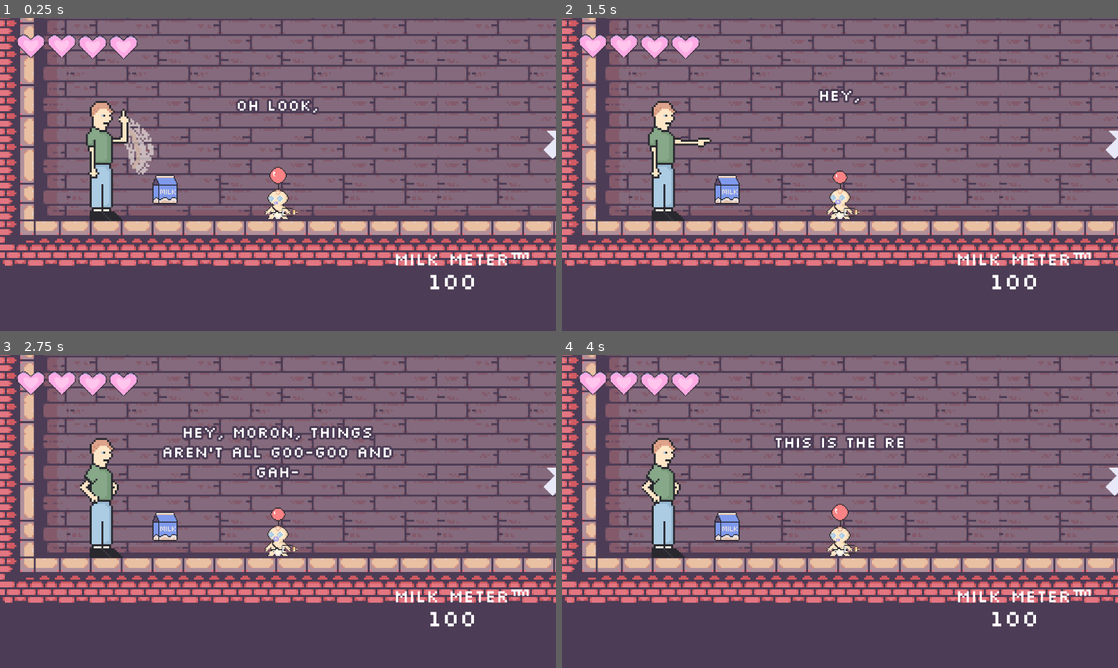
Above: before the commit, frames 1-4 (two rows, left to right).
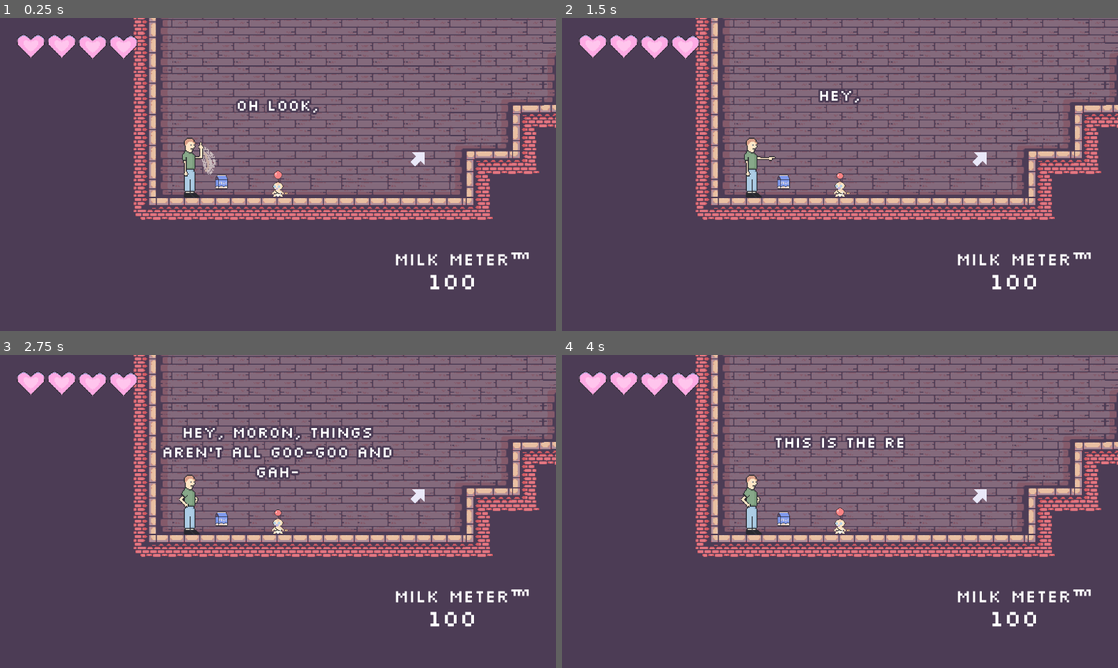
Above: after the commit, the same moments.

Repository: duncwilliams/trust-fund-baby
Game: Godot game, scene res://scenes/main.tscn
Two runs of this game, one before a commit and one after it. Both use one fixed random seed, a clock stepped at 60 frames per second and the inputs below.
Inputs (mouse positions are in pixels of both pictures, inside the frame that each line leads up to):
- Up to frame 1 (0.25 s): no input
- Up to frame 2 (1.5 s): move the mouse to (962, 158) at 0.52 s; press the mouse at (962, 158) at 0.53 s; tap Enter at 1.25 s; move the mouse to (728, 190) at 1.27 s; release the mouse at (728, 190) at 1.28 s; click (728, 190) at 1.35 s
- Up to frame 3 (2.75 s): move the mouse to (333, 442) at 2.02 s; press the mouse at (333, 442) at 2.03 s
- Up to frame 4 (4 s): move the mouse to (812, 574) at 2.77 s; release the mouse at (812, 574) at 2.78 s; click (812, 574) at 2.85 s; move the mouse to (1006, 558) at 3.52 s; press the mouse at (1006, 558) at 3.53 s

The runs differ from the first frame. In frame 1, 39% of the frame differs, in the area x 0-100%, y 0-80%; in frame 2, 39%; in frame 3, 38%; in frame 4, 39%.

Commit message:
zooming out

Diff:
--- a/scenes/dialogue_controller.tscn
+++ b/scenes/dialogue_controller.tscn
@@ -34,6 +34,6 @@
 theme_override_colors/font_outline_color = Color(0.29803923, 0.23529412, 0.33333334, 1)
 theme_override_constants/outline_size = 16
 theme_override_font_sizes/normal_font_size = 32
-text = "testing. you stupid little baby I will destroy you!asdasdasdasdasdasdasdas"
+text = "you stupid little baby I will destroy you!"
 horizontal_alignment = 1
 vertical_alignment = 1
--- a/scenes/main.tscn
+++ b/scenes/main.tscn
@@ -40,6 +40,7 @@
 
 [node name="Camera2D" type="Camera2D" parent="Baby" unique_id=1711883797]
 offset = Vector2(0, -60)
+zoom = Vector2(0.5, 0.5)
 drag_horizontal_enabled = true
 drag_vertical_enabled = true
 drag_left_margin = 0.13
--- a/scripts/main.gd
+++ b/scripts/main.gd
@@ -9,7 +9,7 @@
 		$Baby/AnimatedSprite2D.flip_h = true
 
 
-func _process(delta: float) -> void:
+func _process(_delta: float) -> void:
 	if Input.is_action_just_pressed("restart"):
 		get_tree().reload_current_scene()
 
